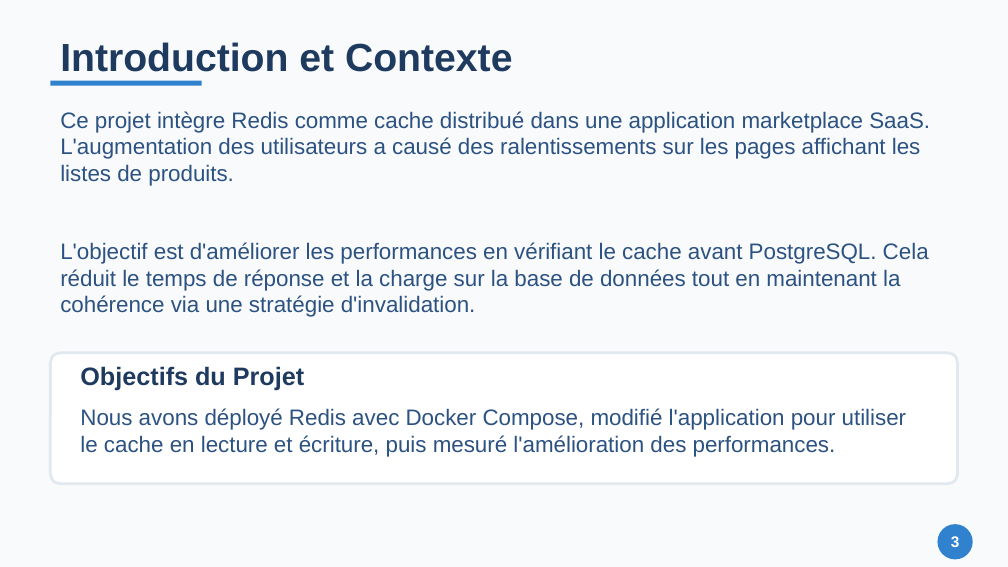
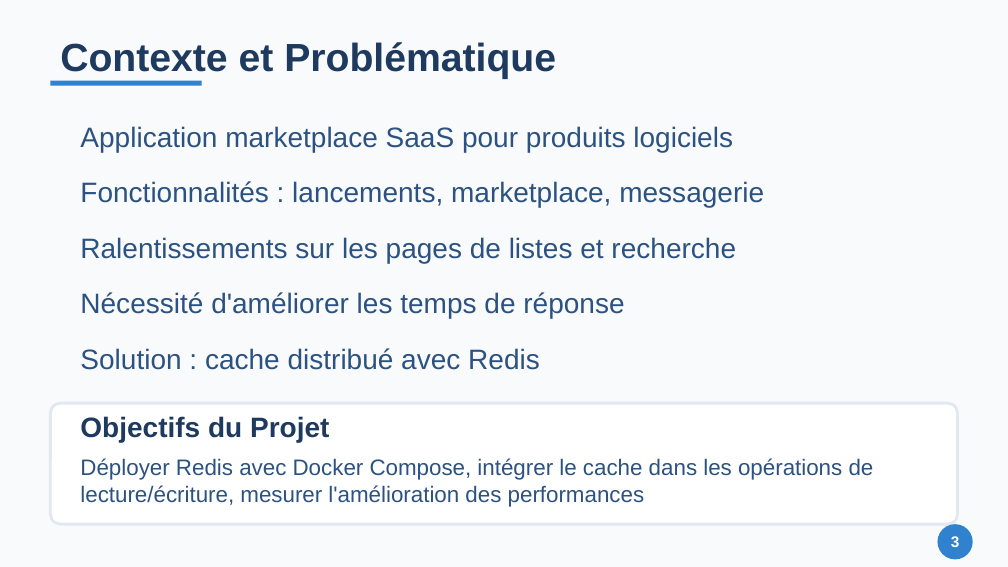
Before and after one commit to Zeinot/marketplace-saas, a slide deck: slide 3 of output/Presentation_Cache_Redis.pptx. Drawn at 1008x567 pixels with LibreOffice and Linux fonts; fonts in the diff are those of the drawing. Boxes give left, top, right and bottom in pixels: in the first picture for what was removed or moved away, otherwise in the second. Text is boxed around its words. In the diff, an @@ line names an element or a change of style, - is before the commit and + after.

```diff
--- a/output/Presentation_Cache_Redis.pptx
+++ b/output/Presentation_Cache_Redis.pptx
@@ text at (60, 42, 556, 79): text changed @@
-Introduction et Contexte
+Contexte et Problématique
@@ text removed at (60, 111, 930, 186) @@
-Ce projet intègre Redis comme cache distribué dans une application marketplace SaaS. L'augmentation des utilisateurs a causé des ralentissements sur les pages affichant les listes de produits.
@@ text added at (80, 126, 733, 152), 20 pt, text #2C5282 @@
+Application marketplace SaaS pour produits logiciels
@@ text added at (80, 181, 764, 207), 20 pt, text #2C5282 @@
+Fonctionnalités : lancements, marketplace, messagerie
@@ text added at (80, 237, 736, 263), 20 pt, text #2C5282 @@
+Ralentissements sur les pages de listes et recherche
@@ text "Nécessité d'améliorer les temps de ..." at (80, 292, 624, 318): vertical alignment top to middle @@
@@ text at (80, 292, 624, 318): text changed; size 16 to 20 pt @@
-L'objectif est d'améliorer les performances en vérifiant le cache avant PostgreSQL. Cela réduit le temps de réponse et la charge sur la base de données tout en maintenant la cohérence via une stratégie d'invalidation.
+Nécessité d'améliorer les temps de réponse
@@ text added at (80, 348, 540, 370), 20 pt, text #2C5282 @@
+Solution : cache distribué avec Redis
@@ rounded rectangle: place and size @@
-rounded rectangle at (50, 353, 958, 484)
+rounded rectangle at (50, 403, 958, 524)
@@ rounded rectangle at (50, 403, 958, 524): proportions changed @@
@@ text "Objectifs du Projet": place and size @@
-text "Objectifs du Projet" at (80, 366, 304, 391)
+text "Objectifs du Projet" at (80, 416, 329, 442)
@@ text "Objectifs du Projet" at (80, 416, 329, 442): size 18 to 20 pt @@
@@ text at (80, 458, 874, 507): text changed @@
-Nous avons déployé Redis avec Docker Compose, modifié l'application pour utiliser le cache en lecture et écriture, puis mesuré l'amélioration des performances.
+Déployer Redis avec Docker Compose, intégrer le cache dans les opérations de lecture/écriture, mesurer l'amélioration des performances
```
Also in this commit, not shown: 19 other slides changed, 6 other files.
